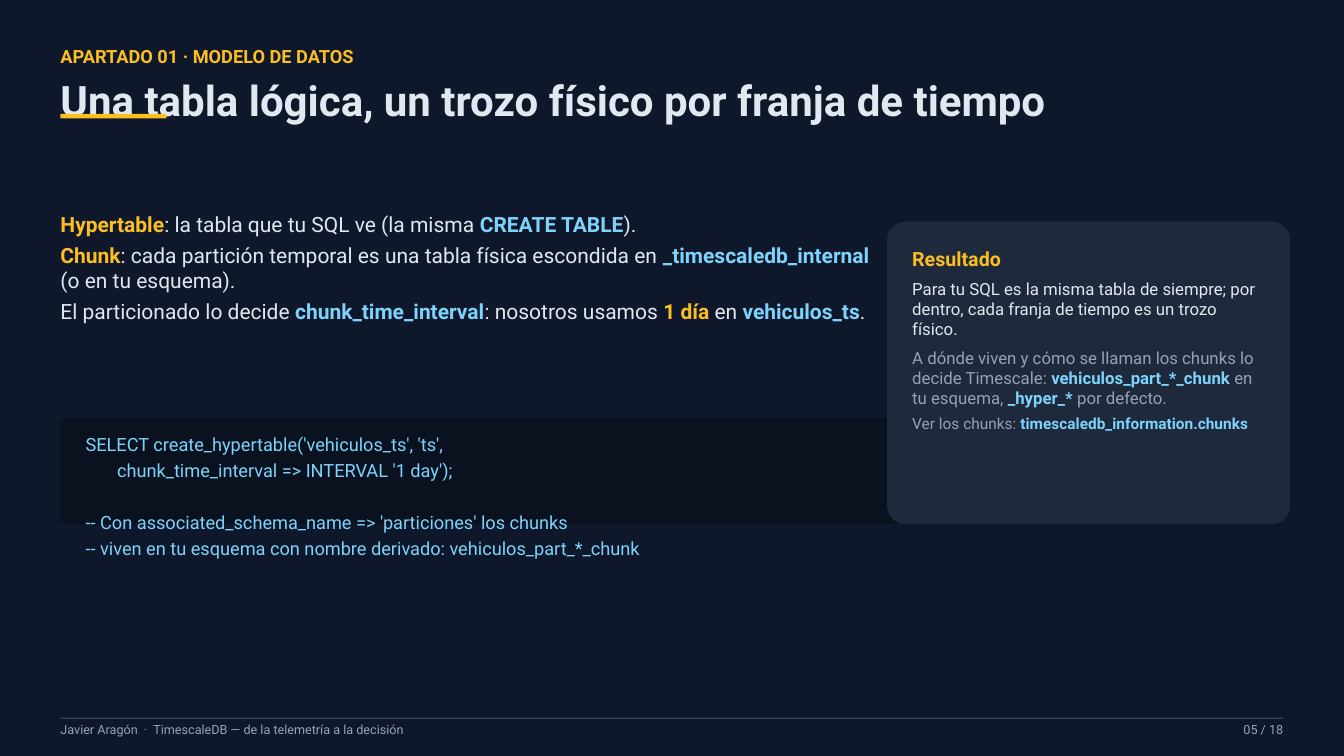
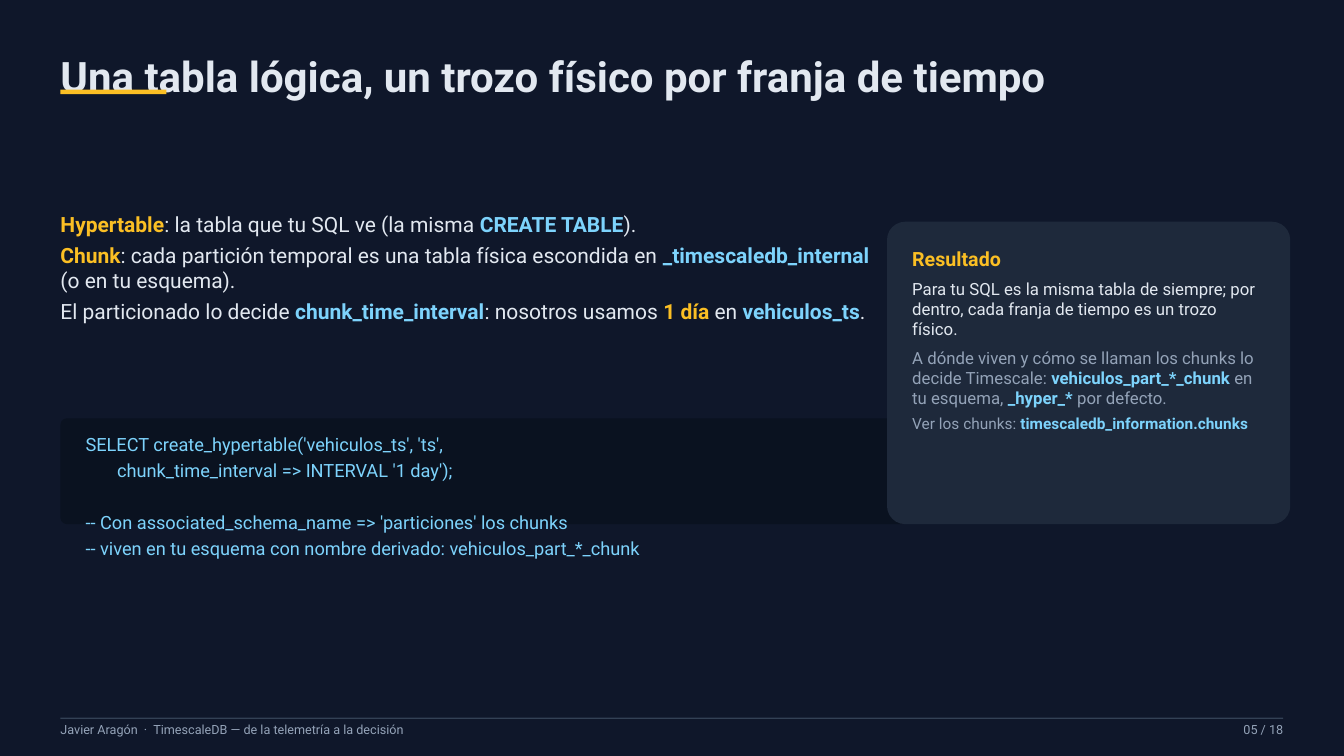
Before and after one commit to xavipuerto/autometrics-demo, a slide deck: slide 5 of presentacion/TimescaleDB-PPT-Javier.pptx. Drawn at 1344x756 pixels with LibreOffice and Linux fonts; fonts in the diff are those of the drawing. Boxes give left, top, right and bottom in pixels: in the first picture for what was removed or moved away, otherwise in the second. Text is boxed around its words. In the diff, an @@ line names an element or a change of style, - is before the commit and + after.

```diff
--- a/presentacion/TimescaleDB-PPT-Javier.pptx
+++ b/presentacion/TimescaleDB-PPT-Javier.pptx
@@ text "Una tabla lógica, un trozo ...": place and size @@
-text "Una tabla lógica, un trozo ..." at box(60, 84, 1046, 125)
+text "Una tabla lógica, un trozo ..." at box(60, 60, 1046, 101)
@@ text removed at box(60, 50, 354, 63) @@
-APARTADO 01 · MODELO DE DATOS
@@ rectangle: place and size @@
-rectangle at box(60, 114, 166, 118)
+rectangle at box(60, 90, 166, 94)
```
Also in this commit, not shown: 14 other slides changed, 1 slide added, 1 slide removed, 2 other files.
